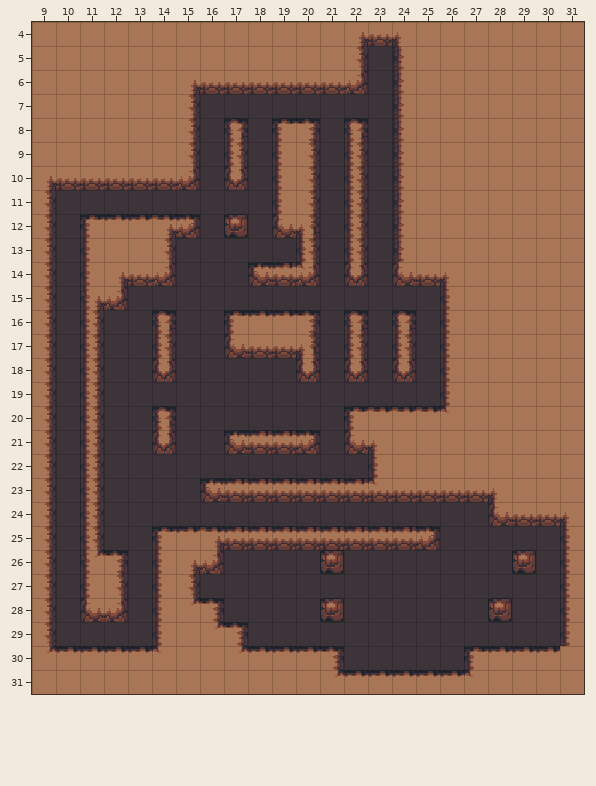
Tiled map -- assets/maps/Level_Tutorial_Goo.tmx. That is the earlier state.
Cells are 16x16 px. Shown: x 9..31, y 4..31.
After the commit:
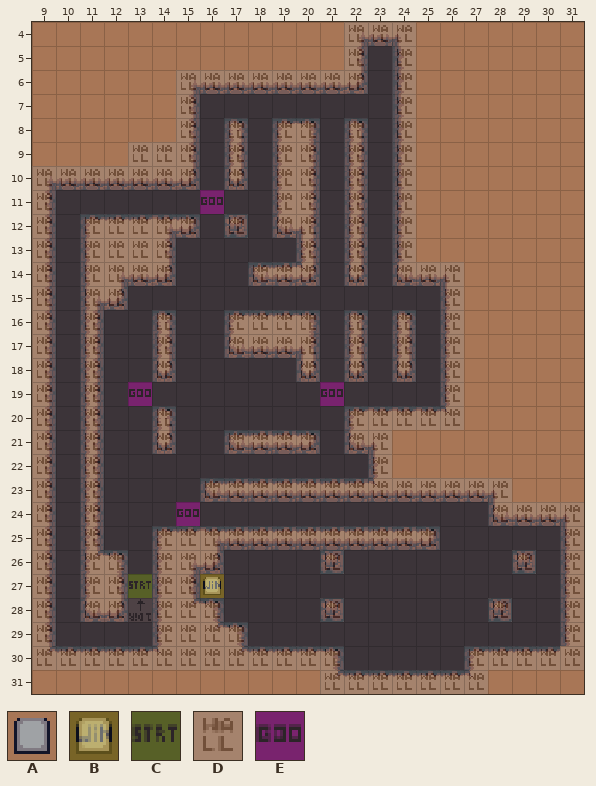
Key: from "GameplayImages": A 36; from "GameplayTileset": B 0, C 1, D 2, E 5.
_ is an empty cell, . an unchanged one.
Tiles of an added or newly shown layer are drawn over the layers below it.
See-through tiles are keyed as they look on the map.
Edits made:
--- layer "Art_Gameplay"
@@ x 16..16 @@
-27 _
+27 A
--- layer "Gameplay" (now shown)
@@ x 9..31 @@
- 4 .............___.......
- 5 ............._._.......
- 6 ......________._.......
- 7 ......_........_.......
- 8 ......_._.__._._.......
- 9 ....___._.__._._.......
-10 _______._.__._._.......
-11 _......_..__._._.......
-12 _._____._.__._._.......
-13 _.____....._._._.......
-14 _.____...___._.___.....
-15 _.__............._.....
-16 _._.._..____._._._.....
-17 _._.._..____._._._.....
-18 _._.._....._._._._.....
-19 _._._......._...._.....
-20 _._.._......._____.....
-21 _._.._..____.__........
-22 _._..........._........
-23 _._...._____________...
-24 _._..._............____
-25 _._..____________....._
-26 _.__.___...._......._._
-27 _.______.............._
-28 _.__.___...._......_.._
-29 _....____............._
-30 _____________....._____
-31 ............_______....
+ 4 .............DDD.......
+ 5 .............D.D.......
+ 6 ......DDDDDDDD.D.......
+ 7 ......D........D.......
+ 8 ......D.D.DD.D.D.......
+ 9 ....DDD.D.DD.D.D.......
+10 DDDDDDD.D.DD.D.D.......
+11 D......E..DD.D.D.......
+12 D.DDDDD.D.DD.D.D.......
+13 D.DDDD.....D.D.D.......
+14 D.DDDD...DDD.D.DDD.....
+15 D.DD.............D.....
+16 D.D..D..DDDD.D.D.D.....
+17 D.D..D..DDDD.D.D.D.....
+18 D.D..D.....D.D.D.D.....
+19 D.D.E.......E....D.....
+20 D.D..D.......DDDDD.....
+21 D.D..D..DDDD.DD........
+22 D.D...........D........
+23 D.D....DDDDDDDDDDDDD...
+24 D.D...E............DDDD
+25 D.D..DDDDDDDDDDDD.....D
+26 D.DD.DDD....D.......D.D
+27 D.DDCDDB..............D
+28 D.DD.DDD....D......D..D
+29 D....DDDD.............D
+30 DDDDDDDDDDDDD.....DDDDD
+31 ............DDDDDDD....
Where, in picture pixels (left, top, right, bottom), the same in both pictures:
added: (32, 22, 584, 694)
